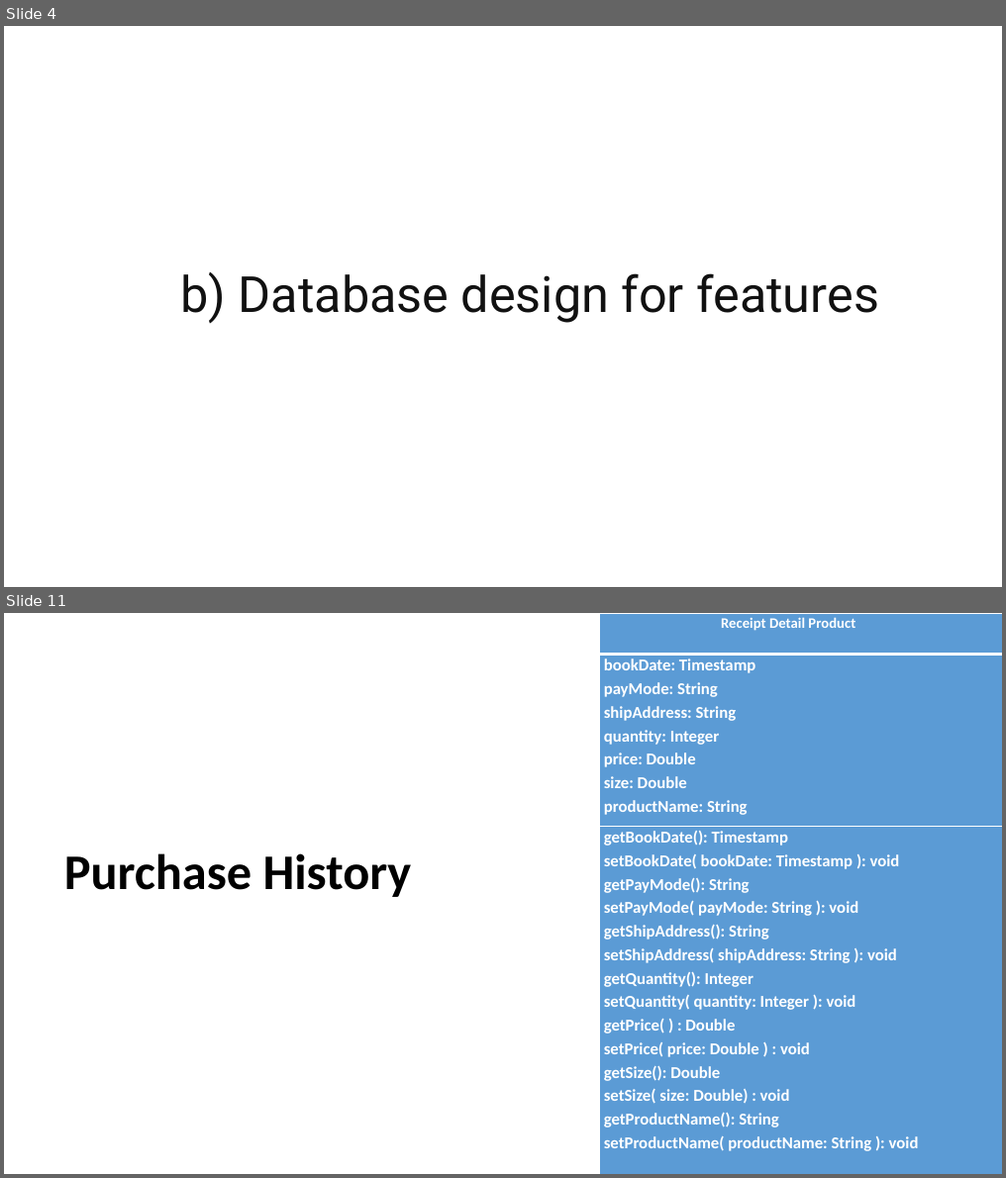
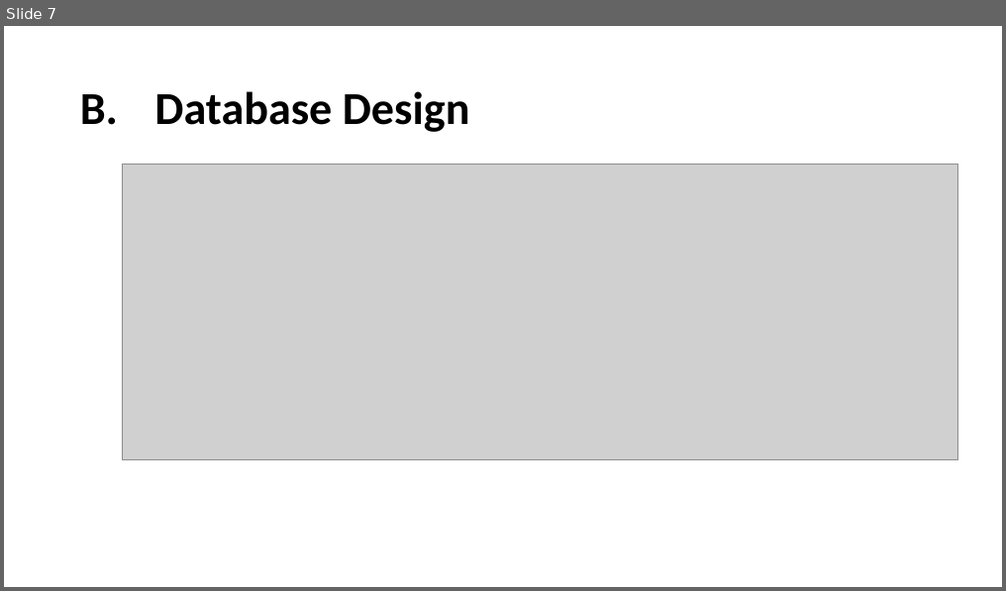
Before and after one commit to tieuduong241096/2017S2-WEB_LAB-, a slide deck: Presentation1.pptx. Shown one above the other, each under a label of ours: slides 4 and 11 before the commit, slide 7 after it; the slides between them are not shown. The pictures are 1006x1178 and 1006x591 pixels, drawn with LibreOffice and Linux fonts; fonts in the diff are those of the drawing; grey boxes stand for pictures. Boxes give left, top, right and bottom in pixels: in the first picture for what was removed or moved away, otherwise in the second. Text is boxed around its words. In the diff, an @@ line names an element or a change of style, - is before the commit and + after.

```diff
--- a/Presentation1.pptx
+++ b/Presentation1.pptx
@@ slide 11 removed at (4, 613, 1002, 1174), background #FFFFFF @@
@@ table removed at (600, 613, 1002, 1174), 3 rows, 1 columns @@
-Receipt Detail Product
-bookDate: Timestamp / payMode: String / shipAddress: String / quantity: Integer / price: Double / size: Double / productName: String
-getBookDate(): Timestamp / setBookDate( bookDate: Timestamp ): void / getPayMode(): String / setPayMode( payMode: String ): void / getShipAddress(): String / setShipAddress( shipAddress: String ): void / getQuantity(): Integer / setQuantity( quantity: Integer ): void / getPrice( ) : Double / setPrice( price: Double ) : void / getSize(): Double / setSize( size: Double) : void / getProductName(): String / setProductName( productName: String ): void
@@ text removed at (64, 854, 412, 897) @@
-Purchase History
@@ what was slide 4 is now slide 7 @@
@@ slide 7 changed as well @@
@@ title at (80, 91, 470, 132): text changed; size 48 to 44 pt; font Roboto to Calibri; text colour #111111 to #000000; bold on @@
-b) Database design for features
+B. Database Design
@@ picture added at (122, 165, 957, 461) @@
```
Also in this commit, not shown: 8 other slides changed, 4 slides added, 5 other slides removed.
